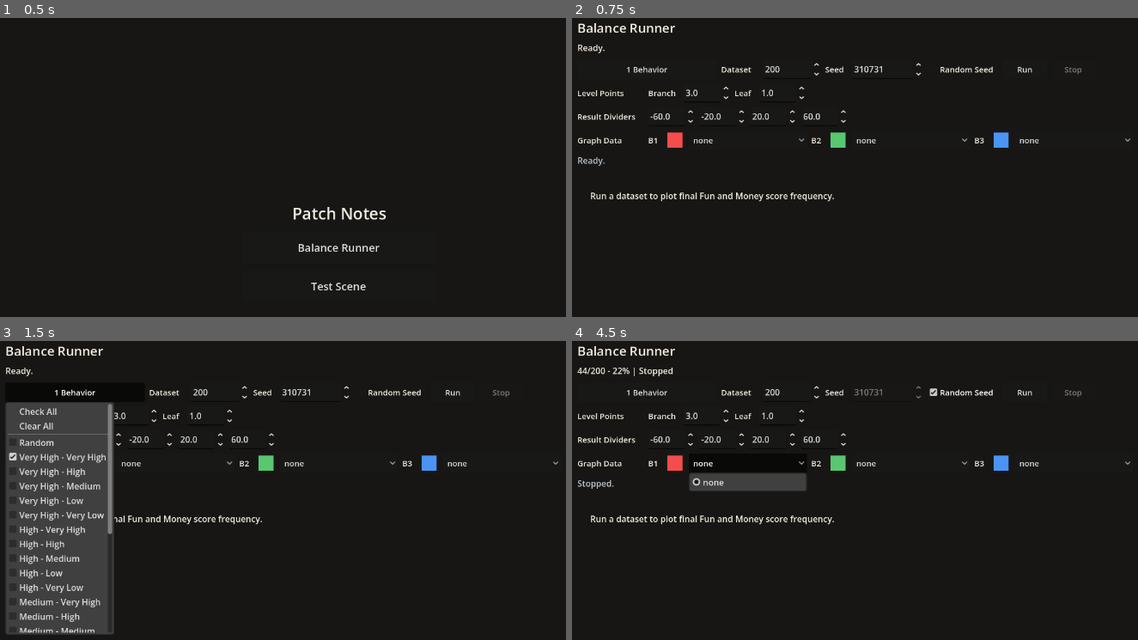
Above: before the commit, frames 1-4 (two rows, left to right).
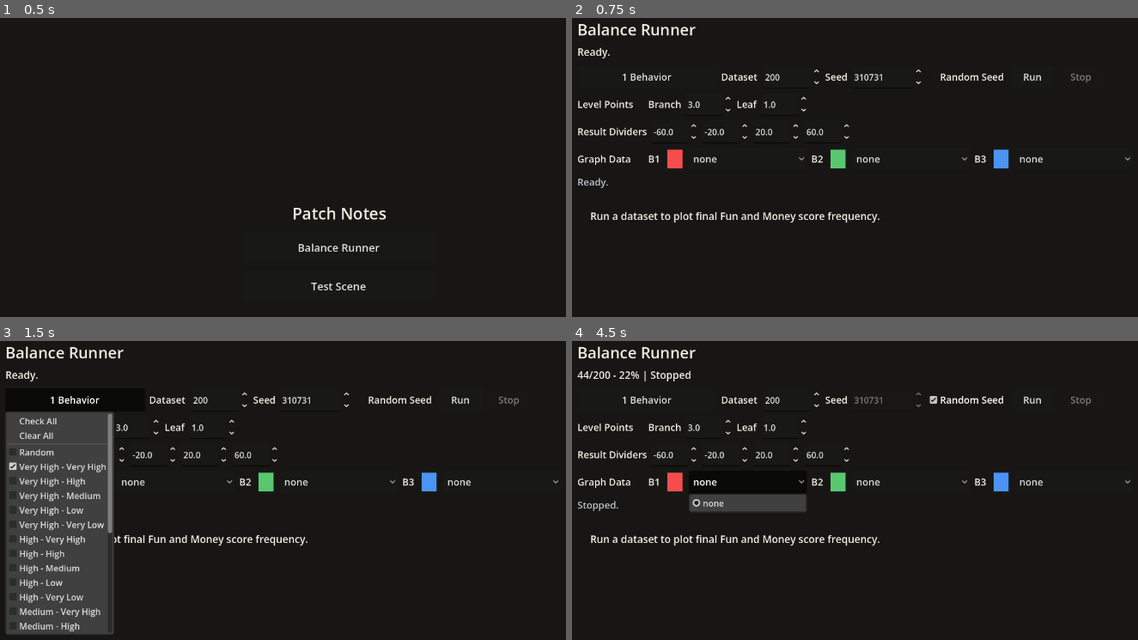
Above: after the commit, the same moments.

Repository: Josephblt/patch-notes
Game: Godot game, scene res://scenes/scene_launcher.tscn
Two runs of this game, one before a commit and one after it. Both use one fixed random seed, a clock stepped at 60 frames per second and the inputs below.
Inputs:
- Up to frame 1 (0.5 s): no input
- Up to frame 2 (0.75 s): click "Balance Runner" at 0.5 s
- Up to frame 3 (1.5 s): click "1 Behavior" at 1.25 s
- Up to frame 4 (4.5 s): click "Random Seed" at 2 s; click "Run" at 2.75 s; click "Stop" at 3.5 s; click "none" at 4.25 s

Frame 1 is identical in both runs. In frame 2, 6.0% of the frame differs, in the area x 1-99%, y 1-69%; in frame 3, 8.3%; in frame 4, 8.8%, in the area x 0-99%, y 1-69%.

Commit message:
Scale balance runner UI on small screens

Diff:
--- a/src/scripts/tools/balance_runner.gd
+++ b/src/scripts/tools/balance_runner.gd
@@ -16,6 +16,16 @@
 const DEFAULT_OUTPUT_PATH: String = "user://balance_runner_results.csv"
 const BEHAVIOR_MENU_CHECK_ALL_ID: int = 100000
 const BEHAVIOR_MENU_CLEAR_ALL_ID: int = 100001
+const PHONE_WIDTH: float = 700.0
+const TABLET_WIDTH: float = 1000.0
+const PHONE_UI_SCALE: float = 1.55
+const TABLET_UI_SCALE: float = 1.2
+const DESKTOP_UI_SCALE: float = 1.0
+const TITLE_FONT_SIZE: int = 24
+const BODY_FONT_SIZE: int = 15
+const PROGRESS_FONT_SIZE: int = 16
+const CONTROL_HEIGHT: float = 36.0
+const PROGRESS_HEIGHT: float = 26.0
 const SCORE_LEVELS: Array[String] = [
 	"vh",
 	"h",
@@ -40,6 +50,7 @@
 @export var output_path: String = DEFAULT_OUTPUT_PATH
 
 @onready var behavior_menu_button: MenuButton = $MarginContainer/VBoxContainer/ControlRow/BehaviorMenuButton
+@onready var title_label: Label = $MarginContainer/VBoxContainer/TitleLabel
 @onready var game_count_spin_box: SpinBox = $MarginContainer/VBoxContainer/ControlRow/GameCountSpinBox
 @onready var seed_spin_box: SpinBox = $MarginContainer/VBoxContainer/ControlRow/SeedSpinBox
 @onready var random_seed_check_box: CheckBox = $MarginContainer/VBoxContainer/ControlRow/RandomSeedCheckBox
@@ -80,6 +91,7 @@
 	_configure_controls()
 	_order_control_rows()
 	_order_control_rows_deferred()
+	_apply_responsive_ui_scale()
 	run_button.pressed.connect(_on_run_button_pressed)
 	stop_button.pressed.connect(_on_stop_button_pressed)
 	random_seed_check_box.toggled.connect(_on_random_seed_check_box_toggled)
@@ -95,6 +107,9 @@
 	for band_divider_spin_box: SpinBox in _get_band_divider_spin_boxes():
 		band_divider_spin_box.value_changed.connect(_on_band_dividers_changed)
 
+	if not get_viewport().size_changed.is_connected(_on_viewport_size_changed):
+		get_viewport().size_changed.connect(_on_viewport_size_changed)
+
 	_set_runner_buttons_active(false)
 	summary_label.text = "Ready."
 
@@ -108,6 +123,56 @@
 func _order_control_rows_deferred() -> void:
 	await get_tree().process_frame
 	_order_control_rows()
+
+
+func _on_viewport_size_changed() -> void:
+	_apply_responsive_ui_scale()
+
+
+func _apply_responsive_ui_scale() -> void:
+	var ui_scale: float = _calculate_responsive_ui_scale(DisplayServer.window_get_size())
+
+	_apply_font_size_to_children(main_container, BODY_FONT_SIZE, ui_scale)
+	_apply_font_size(title_label, TITLE_FONT_SIZE, ui_scale)
+	_apply_font_size(progress_label, PROGRESS_FONT_SIZE, ui_scale)
+	_apply_font_size(summary_label, BODY_FONT_SIZE, ui_scale)
+	_apply_control_height_to_children(control_row, ui_scale)
+	_apply_control_height_to_children(point_row, ui_scale)
+	_apply_control_height_to_children(band_row, ui_scale)
+	_apply_control_height_to_children(graph_dataset_row, ui_scale)
+	progress_label.custom_minimum_size.y = round(PROGRESS_HEIGHT * ui_scale)
+	graph.call("set_ui_scale", ui_scale)
+
+
+func _calculate_responsive_ui_scale(window_size: Vector2i) -> float:
+	var window_width: float = window_size.x
+
+	if window_width <= PHONE_WIDTH:
+		return PHONE_UI_SCALE
+
+	if window_width <= TABLET_WIDTH:
+		return TABLET_UI_SCALE
+
+	return DESKTOP_UI_SCALE
+
+
+func _apply_font_size_to_children(root_control: Control, font_size: int, ui_scale: float) -> void:
+	for child: Node in root_control.get_children():
+		if child is Control:
+			var child_control: Control = child as Control
+			_apply_font_size(child_control, font_size, ui_scale)
+			_apply_font_size_to_children(child_control, font_size, ui_scale)
+
+
+func _apply_font_size(control: Control, font_size: int, ui_scale: float) -> void:
+	control.add_theme_font_size_override("font_size", int(round(float(font_size) * ui_scale)))
+
+
+func _apply_control_height_to_children(row: Control, ui_scale: float) -> void:
+	for child: Node in row.get_children():
+		if child is Control:
+			var child_control: Control = child as Control
+			child_control.custom_minimum_size.y = round(CONTROL_HEIGHT * ui_scale)
 
 
 func _run_from_command_line() -> void:
--- a/src/scripts/tools/frequency_graph.gd
+++ b/src/scripts/tools/frequency_graph.gd
@@ -28,6 +28,7 @@
 var max_frequency: int = 0
 var score_band_dividers: Array[float] = []
 var slot_colors: Dictionary[String, Color] = DEFAULT_SLOT_COLORS.duplicate()
+var ui_scale: float = 1.0
 
 
 func set_series(
@@ -53,6 +54,11 @@
 	queue_redraw()
 
 
+func set_ui_scale(next_ui_scale: float) -> void:
+	ui_scale = next_ui_scale
+	queue_redraw()
+
+
 func _draw() -> void:
 	draw_rect(Rect2(Vector2.ZERO, size), BACKGROUND_COLOR, true)
 
@@ -75,7 +81,7 @@
 
 func _draw_empty_state() -> void:
 	var font: Font = get_theme_default_font()
-	var font_size: int = get_theme_default_font_size()
+	var font_size: int = _scale_font_size(get_theme_default_font_size())
 
 	draw_string(
 		font,
@@ -155,7 +161,7 @@
 
 func _draw_axis_labels(plot_rect: Rect2) -> void:
 	var font: Font = get_theme_default_font()
-	var font_size: int = 13
+	var font_size: int = _scale_font_size(13)
 	var baseline_y: float = plot_rect.position.y + plot_rect.size.y + 24.0
 
 	draw_string(font, Vector2(plot_rect.position.x - 28, plot_rect.position.y + 5), str(max_frequency), HORIZONTAL_ALIGNMENT_LEFT, -1, font_size, TEXT_COLOR)
@@ -325,6 +331,10 @@
 	return "%.2f" % score
 
 
+func _scale_font_size(font_size: int) -> int:
+	return maxi(1, int(round(float(font_size) * ui_scale)))
+
+
 func _recalculate_max_frequency() -> void:
 	max_frequency = 0
 
